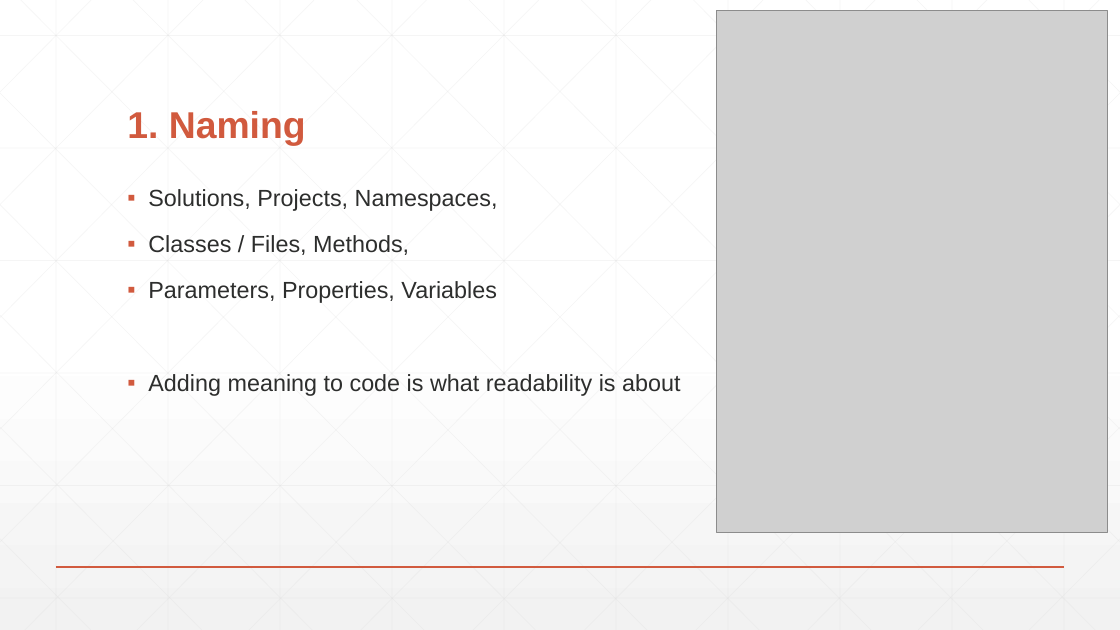
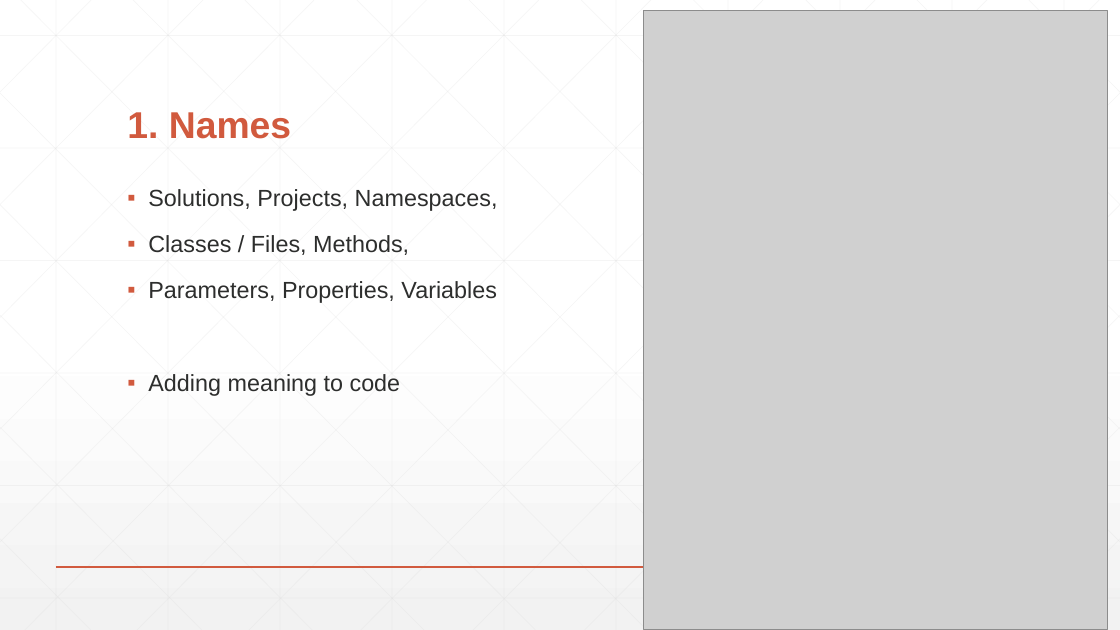
Before and after one commit to djhmateer/Refactoring, a slide deck: slide 5 of Presentation1.pptx. Drawn at 1120x630 pixels with LibreOffice and Linux fonts; fonts in the diff are those of the drawing; grey boxes stand for pictures. Boxes give left, top, right and bottom in pixels: in the first picture for what was removed or moved away, otherwise in the second. Text is boxed around its words. In the diff, an @@ line names an element or a change of style, - is before the commit and + after.

```diff
--- a/Presentation1.pptx
+++ b/Presentation1.pptx
@@ picture: place and size @@
-picture at (717, 11, 1109, 532)
+picture at (644, 11, 1108, 630)
@@ title at (127, 112, 291, 139): text changed @@
-1. Naming
+1. Names
@@ text at (148, 374, 401, 396): text changed @@
-▪ Adding meaning to code is what readability is about
+▪ Adding meaning to code
```
Also in this commit, not shown: 5 other slides changed, 7 slides added, 2 slides removed, 1 other file.
